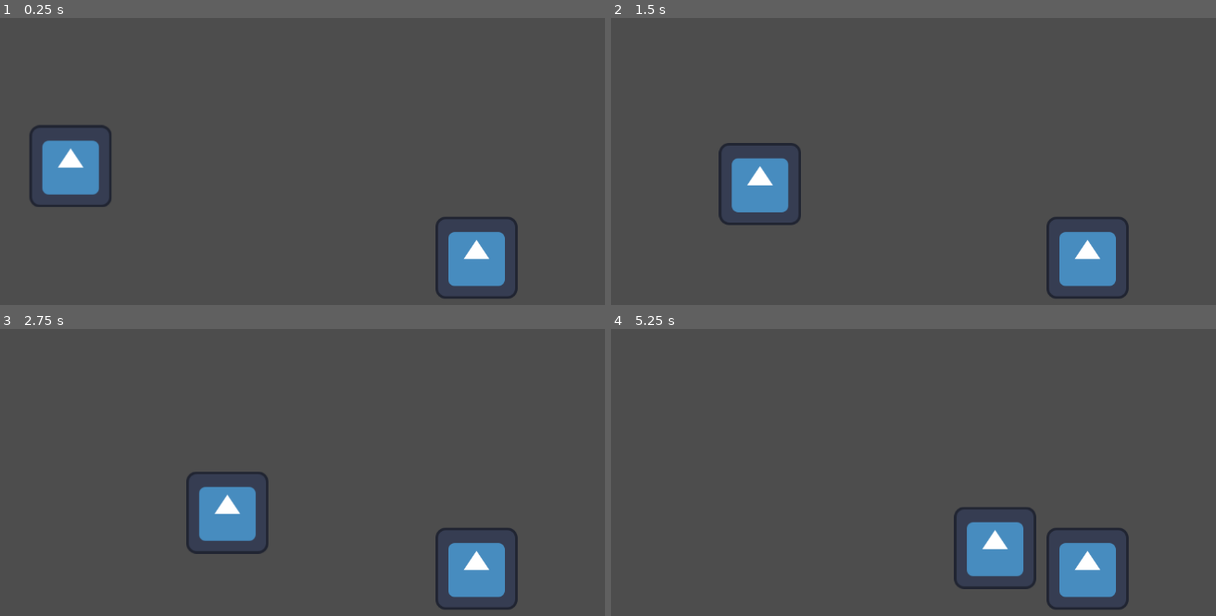
Above: before the commit, frames 1-4 (two rows, left to right).
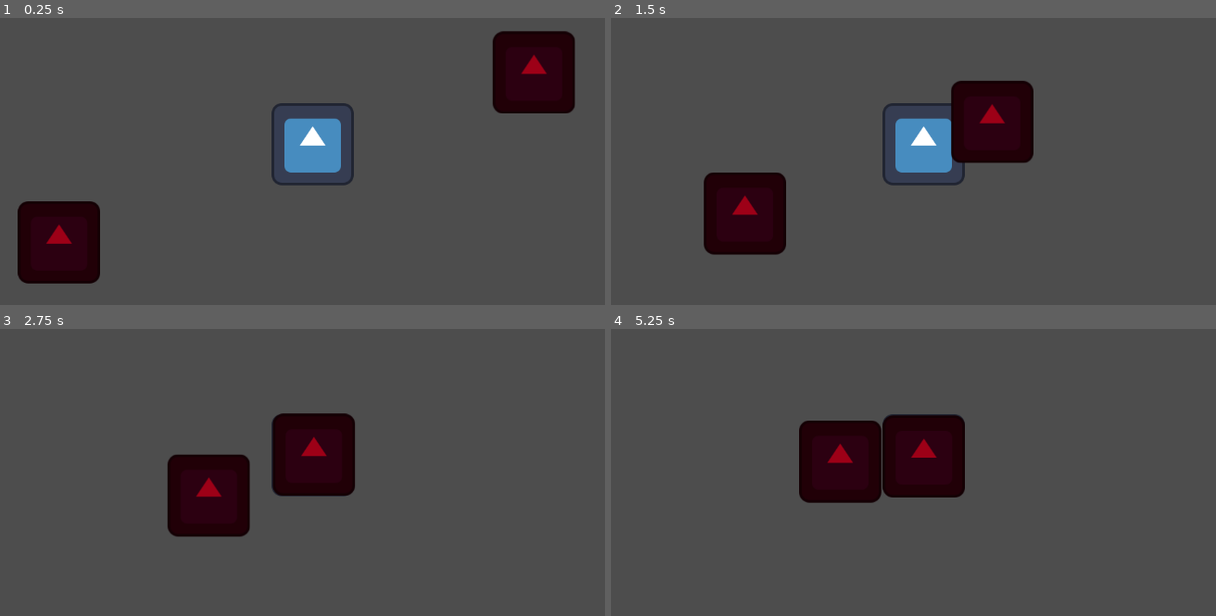
Above: after the commit, the same moments.

Repository: cosmincreato/mds
Game: Godot game, scene res://scenes/main_scene.tscn
Two runs of this game, one before a commit and one after it. Both use one fixed random seed, a clock stepped at 60 frames per second and the inputs below. The engine's default icon, where the game draws it, is replaced by a stand-in: a white triangle on a blue panel in a dark square.
Inputs:
- Up to frame 1 (0.25 s): no input
- Up to frame 2 (1.5 s): no input
- Up to frame 3 (2.75 s): no input
- Up to frame 4 (5.25 s): no input

The runs differ from the first frame. In frame 1, 14% of the frame differs, in the area x 2-96%, y 4-98%; in frame 2, 13%; in frame 3, 11%; in frame 4, 12%.

Commit message:
updated enemy movement

Diff:
--- /dev/null
+++ b/scenes/character_body_2d.gd
@@ -0,0 +1,19 @@
+extends CharacterBody2D
+
+var seeking : Node2D = null
+var speed : int = 100
+
+func _ready() -> void:
+	if seeking:
+		print(seeking.name)
+
+func _physics_process(_delta: float) -> void:
+	var dir = global_position.direction_to(seeking.global_position)
+	velocity = dir * speed
+	move_and_slide()
+
+func set_seeking(target : Node2D) -> void:
+	seeking = target
+
+func set_speed(value : int) -> void:
+	speed = value
--- a/scenes/enemy.tscn
+++ b/scenes/enemy.tscn
@@ -1,17 +1,18 @@
 [gd_scene load_steps=6 format=3 uid="uid://sjsau5541004"]
 
-[ext_resource type="Script" uid="uid://1vwy471dr2to" path="res://scripts/enemy.gd" id="1_4ra3w"]
-[ext_resource type="Script" uid="uid://dpkhuk08hrkp5" path="res://scripts/enemy_node.gd" id="1_5uy6h"]
+[ext_resource type="Script" uid="uid://dpkhuk08hrkp5" path="res://scripts/enemy.gd" id="1_5uy6h"]
 [ext_resource type="Texture2D" uid="uid://iwmndwjfdejc" path="res://assets/base/icon.svg" id="1_md0e3"]
 [ext_resource type="PackedScene" uid="uid://dwkjaugy7ph2v" path="res://scenes/health_bar.tscn" id="2_4ra3w"]
+[ext_resource type="Script" uid="uid://cpqn2bfg7lovo" path="res://scenes/character_body_2d.gd" id="2_5uy6h"]
 
 [sub_resource type="RectangleShape2D" id="RectangleShape2D_5uy6h"]
 
 [node name="Enemy" type="Node2D"]
+modulate = Color(0.616149, 0, 0.0920914, 1)
 script = ExtResource("1_5uy6h")
 
 [node name="CharacterBody2D" type="CharacterBody2D" parent="."]
-script = ExtResource("1_4ra3w")
+script = ExtResource("2_5uy6h")
 
 [node name="Sprite2D" type="Sprite2D" parent="CharacterBody2D"]
 texture = ExtResource("1_md0e3")
--- a/scenes/main_scene.tscn
+++ b/scenes/main_scene.tscn
@@ -6,8 +6,13 @@
 [node name="main_scene" type="Node"]
 
 [node name="Base" parent="." instance=ExtResource("3_gubc5")]
-position = Vector2(818, 482)
+position = Vector2(563, 305)
 
 [node name="Enemy" parent="." node_paths=PackedStringArray("seeking") instance=ExtResource("1_7ykc4")]
-position = Vector2(162, 334)
+position = Vector2(145, 467)
 seeking = NodePath("../Base")
+
+[node name="Enemy2" parent="." node_paths=PackedStringArray("seeking") instance=ExtResource("1_7ykc4")]
+position = Vector2(955, 178)
+seeking = NodePath("../Base")
+speed = 200
--- a/scripts/enemy.gd
+++ b/scripts/enemy.gd
@@ -1,13 +1,10 @@
-extends CharacterBody2D
+extends Node2D
 
+# Nodul catre care se va deplasa inamicul
+@export var seeking : Node2D = null
 @export var speed = 100
-var parent : Node2D
 
 func _ready() -> void:
-	parent = get_parent()
-
-func _physics_process(delta: float) -> void:
-	if parent:
-		var direction = global_position.direction_to(parent.seeking.position)
-		velocity = direction * speed
-		move_and_slide()
+	var body : CharacterBody2D = $CharacterBody2D
+	body.set_seeking(seeking)
+	body.set_speed(speed)
--- a/scripts/enemy_node.gd
+++ /dev/null
@@ -1,3 +0,0 @@
-extends Node2D
-
-@export var seeking : Node2D
Not shown, added: scenes/character_body_2d.gd.uid
Not shown, changed: scripts/enemy.gd.uid
Not shown, removed: scripts/enemy_node.gd.uid
